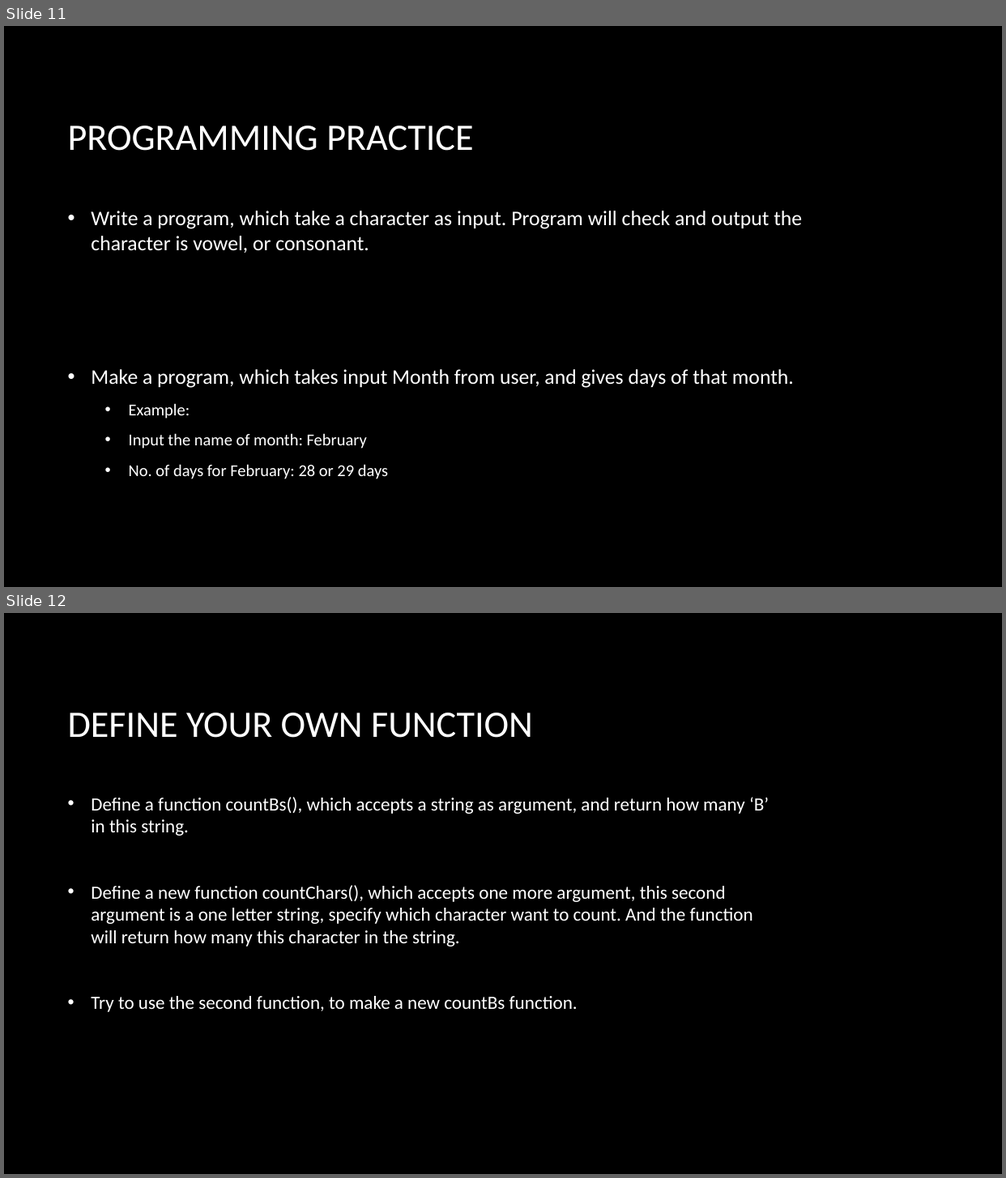
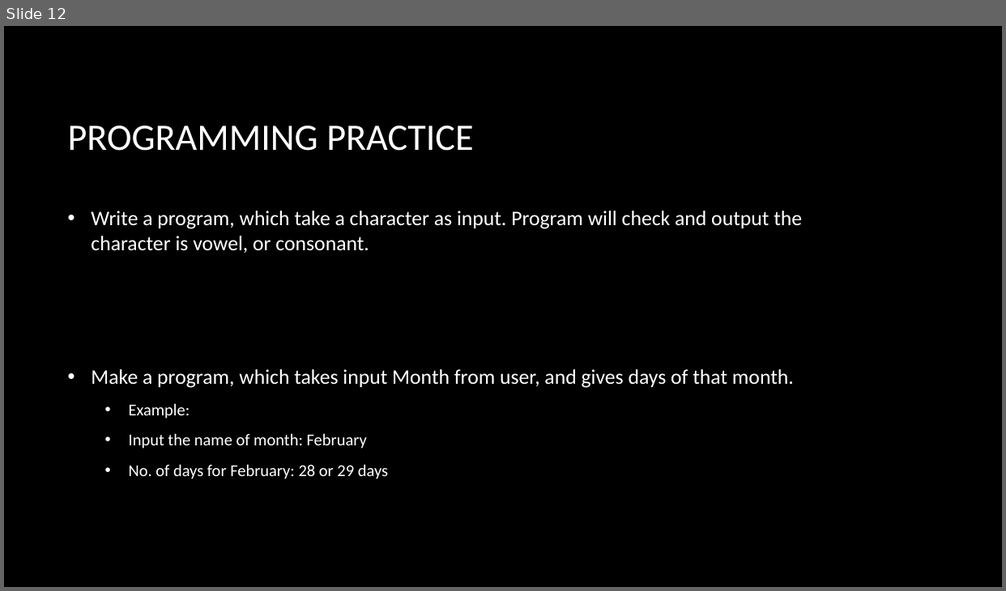
Before and after one commit to bon-netizen/Python-Class-Beginner, a slide deck: Py B - unit 2p.pptx. Shown one above the other, each under a label of ours: slides 11 and 12 before the commit, slide 12 after it. The pictures are 1006x1178 and 1006x591 pixels, drawn with LibreOffice and Linux fonts; fonts in the diff are those of the drawing; background and template pictures are left out. Boxes give left, top, right and bottom in pixels: in the first picture for what was removed or moved away, otherwise in the second. Text is boxed around its words. In the diff, an @@ line names an element or a change of style, - is before the commit and + after.

```diff
--- a/Py B - unit 2p.pptx
+++ b/Py B - unit 2p.pptx
@@ slide 12 removed at (4, 613, 1002, 1174), background picture (left out) @@
@@ title removed at (68, 713, 533, 738) @@
-DEFINE YOUR OWN FUNCTION
@@ text removed at (91, 797, 769, 1012) @@
-• Define a function countBs(), which accepts a string as argument, and return how many ‘B’ in this string.
-• Define a new function countChars(), which accepts one more argument, this second argument is a one letter string, specify which character want to count. And the function will return how many this character in the string.
-• Try to use the second function, to make a new countBs function.
@@ what was slide 11 is now slide 12 @@
```
Also in this commit, not shown: 1 slide added, 2 other slides removed, 14 other files.
